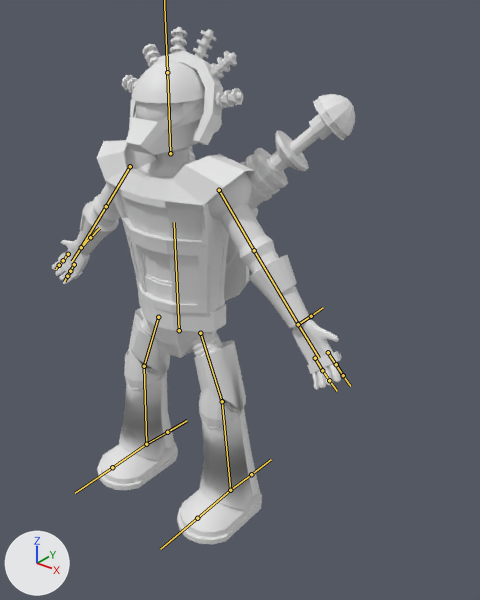
What one commit did to the FBX model Kill Squad/Assets/Marnix stuff/Arc Trooper/Arc Trooper.fbx.
Before and after are seen from a 50 mm camera at (2.12, -1.98, 2.6) aimed at (0.14, 0.5, 1.06). Every picture has the same lights, and +X, +Y and +Z are marked at lower left. The bones that bend it are drawn over the model as lines.
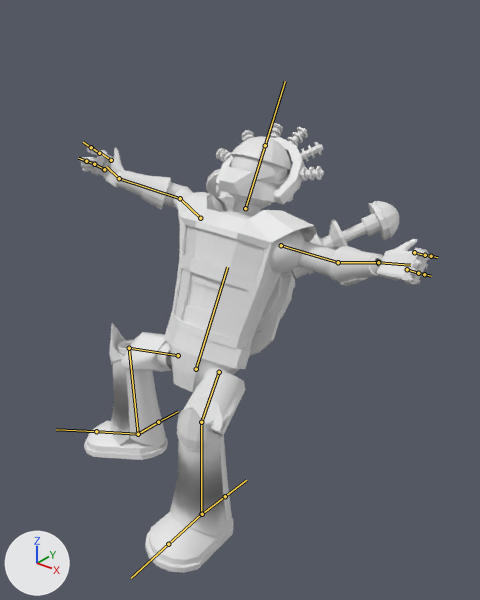
The newer file adds an action. The first version stands in its rest pose; the second is drawn at frame 30 of the action 'Armature|Blitzcrank R'.

The edits, one by one:
Bone 'Base Body' (bone_base_body) moves from (0.0, 0.0, 0.0) to (0.0, -0.366, -0.15).
Bone 'Base Body' (bone_base_body) turns from (0, 0, 0) to (-28, 0, 0) degrees about its own x, y and z.
Bone 'left upper arm' (bone_left_upper_arm) moves from (0.0, 0.0, 0.0) to (-0.018, 0.0, 0.015).
Bone 'left upper arm' (bone_left_upper_arm) turns from (0, 0, 0) to (-136, -60, 73) degrees about its own x, y and z.
Bone 'Left lower arm' (bone_left_lower_arm) turns from (0, 0, 0) to (-13, -53, -52) degrees about its own x, y and z.
Bone 'Left hand' (bone_left_hand) turns from (0, 0, 0) to (-44, 140, 6) degrees about its own x, y and z.
Bone 'Left point finger 1' (bone_left_point_finger_1) moves from (0.0, 0.0, 0.0) to (-0.001, -0.001, -0.01).
Bone 'Left point finger 1' (bone_left_point_finger_1) turns from (0, 0, 0) to (43, 12, -2) degrees about its own x, y and z.
Bone 'Left fingers 1' (bone_left_fingers_1) moves from (0.0, 0.0, 0.0) to (0.001, 0.001, 0.01).
Bone 'Left fingers 1' (bone_left_fingers_1) turns from (0, 0, 0) to (48, -7, -19) degrees about its own x, y and z.
Bone 'Left finders 2' (bone_left_finders_2) moves from (0.0, 0.0, 0.0) to (-0.005, 0.001, -0.01).
Bone 'Left finders 2' (bone_left_finders_2) turns from (0, 0, 0) to (-10, -11, 20) degrees about its own x, y and z.
Bone 'Right upper arm' (bone_right_upper_arm) moves from (0.0, 0.0, 0.0) to (0.029, 0.013, -0.022).
Bone 'Right upper arm' (bone_right_upper_arm) turns from (0, 0, 0) to (33, -140, 28) degrees about its own x, y and z.
Bone 'Right lower arm' (bone_right_lower_arm) turns from (0, 0, 0) to (-32, -2, -53) degrees about its own x, y and z.
Bone 'Right hand' (bone_right_hand) turns from (0, 0, 0) to (-40, 105, -24) degrees about its own x, y and z.
Bone 'right point finger 1' (bone_right_point_finger_1) moves from (0.0, 0.0, 0.0) to (0.002, 0.008, 0.011).
Bone 'right point finger 1' (bone_right_point_finger_1) turns from (0, 0, 0) to (0, 12, -9) degrees about its own x, y and z.
Bone 'Right point finger 2' (bone_right_point_finger_2) moves from (0.0, 0.0, 0.0) to (0.001, 0.002, 0.008).
Bone 'Right point finger 2' (bone_right_point_finger_2) turns from (0, 0, 0) to (23, 7, -3) degrees about its own x, y and z.
Bone 'right fingers 1' (bone_right_fingers_1) moves from (0.0, 0.0, 0.0) to (-0.002, -0.008, -0.011).
Bone 'right fingers 1' (bone_right_fingers_1) turns from (0, 0, 0) to (0, 12, -9) degrees about its own x, y and z.
Bone 'right fingers 2' (bone_right_fingers_2) moves from (0.0, 0.0, 0.0) to (-0.001, -0.002, -0.008).
Bone 'right fingers 2' (bone_right_fingers_2) turns from (0, 0, 0) to (23, 7, -3) degrees about its own x, y and z.
Bone 'Left upper leg' (bone_left_upper_leg) turns from (0, 0, 0) to (-1, 53, -58) degrees about its own x, y and z.
Bone 'Left lower leg' (bone_left_lower_leg) turns from (0, 0, 0) to (-80, 10, 9) degrees about its own x, y and z.
Bone 'Right upper leg' (bone_right_upper_leg) turns from (0, 0, 0) to (48, -18, -1) degrees about its own x, y and z.
Bone 'Right lower leg' (bone_right_lower_leg) turns from (0, 0, 0) to (-75, -4, -5) degrees about its own x, y and z.

What differs and where, as boxes (x1, y1, x2, y2) in the pictures (480 x 600 px):
'Cylinder.001', posed (16% wider, 13% shorter)
    before: (52, 27, 355, 544)
    after: (79, 123, 431, 573)
bone 'Base Body', root to tip
    before: (179, 330) to (174, 222)
    after: (196, 369) to (227, 267)
bone 'left upper arm', root to tip
    before: (130, 166) to (106, 206)
    after: (200, 218) to (180, 198)
bone 'Left lower arm', root to tip
    before: (106, 206) to (81, 247)
    after: (180, 198) to (119, 178)
bone 'Left hand', root to tip
    before: (81, 247) to (72, 261)
    after: (119, 178) to (106, 166)
bone 'Left point finger 1', root to tip
    before: (68, 254) to (63, 260)
    after: (111, 160) to (100, 152)
bone 'Left fingers 1', root to tip
    before: (74, 264) to (70, 270)
    after: (104, 169) to (94, 164)
bone 'Left finders 2', root to tip
    before: (70, 271) to (67, 276)
    after: (94, 164) to (86, 161)
bone 'Right upper arm', root to tip
    before: (219, 190) to (254, 250)
    after: (281, 245) to (338, 262)
bone 'Right lower arm', root to tip
    before: (254, 250) to (298, 324)
    after: (338, 262) to (378, 262)
bone 'Right hand', root to tip
    before: (298, 324) to (319, 358)
    after: (378, 262) to (410, 265)
bone 'right point finger 1', root to tip
    before: (328, 352) to (336, 365)
    after: (414, 252) to (425, 255)
bone 'Right point finger 2', root to tip
    before: (336, 364) to (343, 375)
    after: (425, 255) to (431, 256)
bone 'right fingers 1', root to tip
    before: (315, 358) to (322, 370)
    after: (407, 269) to (418, 273)
bone 'right fingers 2', root to tip
    before: (322, 370) to (329, 380)
    after: (418, 273) to (424, 274)
bone 'Left upper leg', root to tip
    before: (158, 317) to (144, 366)
    after: (178, 355) to (129, 348)
bone 'Left lower leg', root to tip
    before: (144, 366) to (146, 444)
    after: (129, 348) to (138, 434)
bone 'Right upper leg', root to tip
    before: (200, 333) to (222, 401)
    after: (219, 372) to (201, 422)
bone 'Right lower leg', root to tip
    before: (222, 401) to (230, 490)
    after: (201, 422) to (201, 514)
